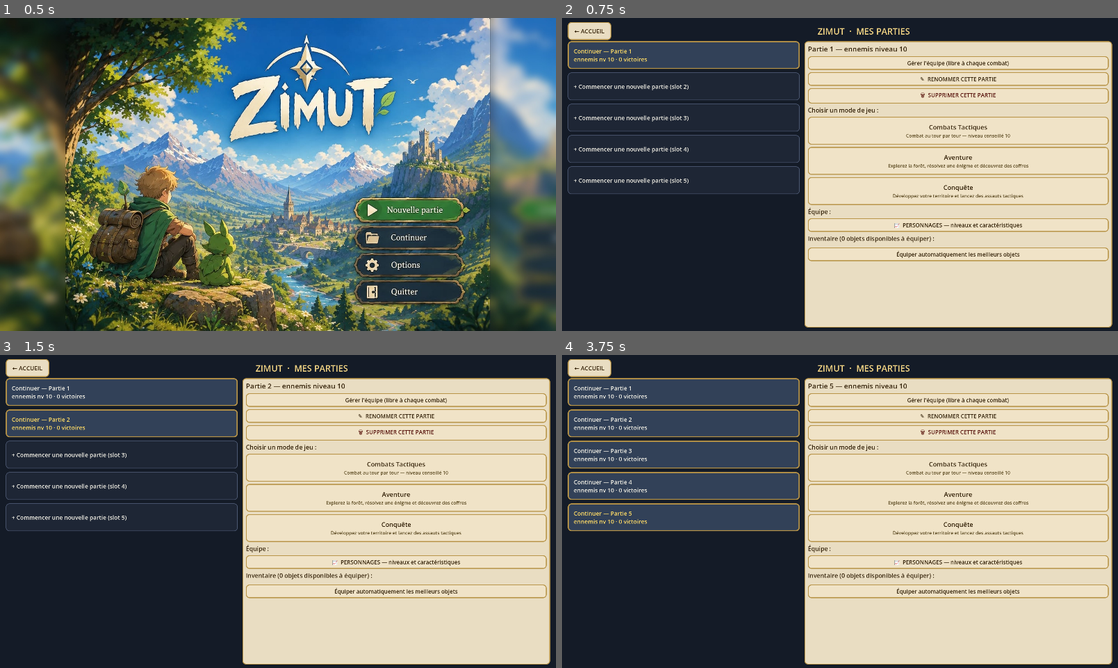
Above: before the commit, frames 1-4 (two rows, left to right).
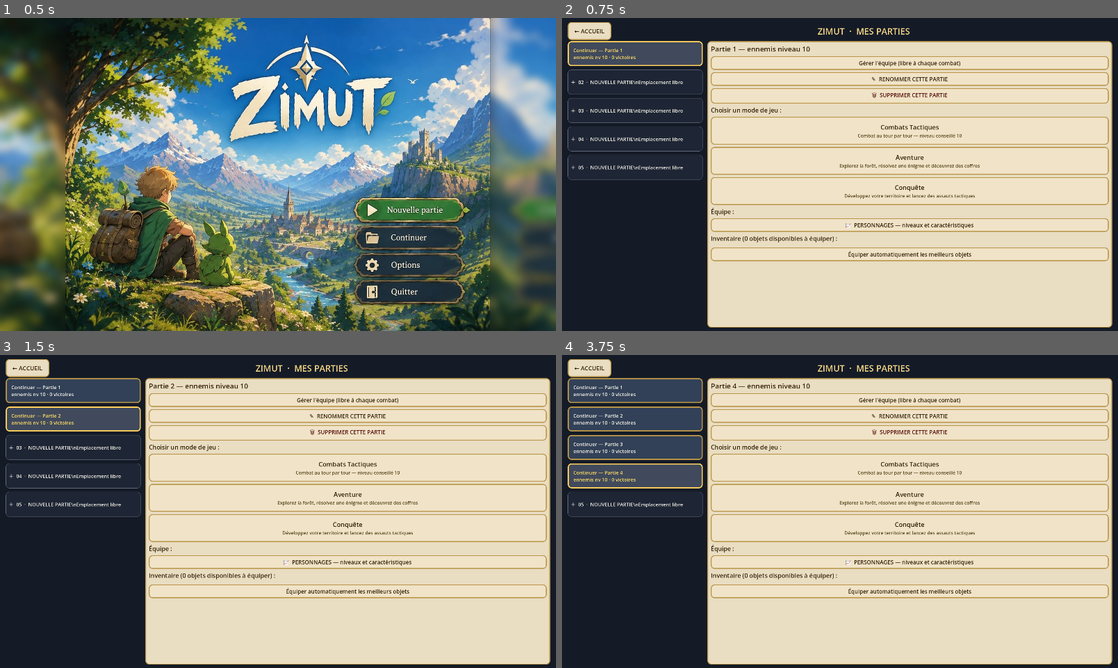
Above: after the commit, the same moments.

Repository: CharlieG42/Zimut
Game: Godot game, scene res://scenes/MainMenu.tscn
Same seed, same stepped clock (60 frames per second), same inputs: the game is played once before the commit and once after it.
Inputs (mouse positions are in pixels of both pictures, inside the frame that each line leads up to):
- Up to frame 1 (0.5 s): no input
- Up to frame 2 (0.75 s): click (973, 208) at 0.5 s
- Up to frame 3 (1.5 s): click (122, 423) at 1.25 s, where only the run before the commit has a clickable "+ Commencer une nouvelle part…"
- Up to frame 4 (3.75 s): click (684, 455) at 2 s, where only the run before the commit has a clickable "+ Commencer une nouvelle part…"; click (684, 486) at 2.75 s, where only the run before the commit has a clickable "+ Commencer une nouvelle part…"; click (684, 517) at 3.5 s, where only the run before the commit has a clickable "+ Commencer une nouvelle part…"

Frame 1 is identical in both runs. In frame 2, 21% of the frame differs, in the area x 1-84%, y 7-99%; in frame 3, 22%; in frame 4, 25%.

Commit message:
ui: compact and restyle save slot selector

Diff:
--- a/prototype/zimut/scripts/SaveSlotsUI.gd
+++ b/prototype/zimut/scripts/SaveSlotsUI.gd
@@ -92,6 +92,7 @@
 	_slots_scroll = slots_scroll
 	slots_scroll.size_flags_horizontal = Control.SIZE_EXPAND_FILL
 	slots_scroll.size_flags_vertical = Control.SIZE_EXPAND_FILL
+	slots_scroll.size_flags_stretch_ratio = 0.25
 	slots_scroll.horizontal_scroll_mode = ScrollContainer.SCROLL_MODE_DISABLED
 	main.add_child(slots_scroll)
 
@@ -147,13 +148,13 @@
 	_detail_panel.size_flags_horizontal = Control.SIZE_EXPAND_FILL
 	_detail_panel.size_flags_vertical = Control.SIZE_EXPAND_FILL
 	if stacked:
-		_slots_scroll.custom_minimum_size = Vector2(0, 150)
-		_slots_scroll.size_flags_stretch_ratio = 0.36
-		_detail_panel.size_flags_stretch_ratio = 0.64
+		_slots_scroll.custom_minimum_size = Vector2(0, 112)
+		_slots_scroll.size_flags_stretch_ratio = 0.25
+		_detail_panel.size_flags_stretch_ratio = 0.75
 	else:
 		_slots_scroll.custom_minimum_size = Vector2(0, 0)
-		_slots_scroll.size_flags_stretch_ratio = 0.43
-		_detail_panel.size_flags_stretch_ratio = 0.57
+		_slots_scroll.size_flags_stretch_ratio = 0.25
+		_detail_panel.size_flags_stretch_ratio = 0.75
 
 func _flat() -> StyleBoxFlat:
 	var s := StyleBoxFlat.new()
@@ -176,7 +177,7 @@
 		used[int(sv["id"])] = sv
 	for slot: int in range(ProgressionManager.MAX_SAVES):
 		var btn := Button.new()
-		btn.custom_minimum_size = Vector2(0, 82 if _is_compact() else 96)
+		btn.custom_minimum_size = Vector2(0, 72 if _is_compact() else 86)
 		btn.size_flags_horizontal = Control.SIZE_EXPAND_FILL
 		btn.alignment = HORIZONTAL_ALIGNMENT_LEFT
 		var is_used: bool = used.has(slot)
@@ -186,13 +187,15 @@
 			btn.add_theme_stylebox_override("normal", _flat_bg(COL_SLOT_USED_BG, COL_BORDER, 4))
 			btn.add_theme_stylebox_override("hover", _flat_bg(COL_SLOT_USED_BG.lightened(0.15), COL_BORDER, 5))
 		else:
-			btn.text = "  + Commencer une nouvelle partie (slot %d)" % (slot + 1)
-			btn.add_theme_stylebox_override("normal", _flat_bg(COL_SLOT_EMPTY_BG, Color(0.3, 0.35, 0.45), 2))
-			btn.add_theme_stylebox_override("hover", _flat_bg(COL_SLOT_EMPTY_BG.lightened(0.15), Color(0.3, 0.35, 0.45), 3))
-		btn.add_theme_font_size_override("font_size", _ui_font(20))
+			btn.text = "＋  %02d  ·  NOUVELLE PARTIE\\nEmplacement libre" % (slot + 1)
+			btn.add_theme_stylebox_override("normal", _flat_bg(COL_SLOT_EMPTY_BG, Color(0.42, 0.45, 0.52), 1))
+			btn.add_theme_stylebox_override("hover", _flat_bg(COL_SLOT_EMPTY_BG.lightened(0.15), COL_BORDER, 2))
+		btn.add_theme_font_size_override("font_size", _ui_font(17))
 		btn.add_theme_color_override("font_color", Color(0.95, 0.94, 0.90))
+		btn.alignment = HORIZONTAL_ALIGNMENT_LEFT
 		if slot == _current_slot:
 			btn.add_theme_color_override("font_color", Color(1.0, 0.86, 0.4))
+			btn.add_theme_stylebox_override("normal", _flat_bg(Color(0.25, 0.29, 0.36), Color(1.0, 0.82, 0.36), 4))
 		var slot_ref: int = slot
 		btn.pressed.connect(func() -> void: _on_slot_pressed(slot_ref))
 		_slots_box.add_child(btn)
